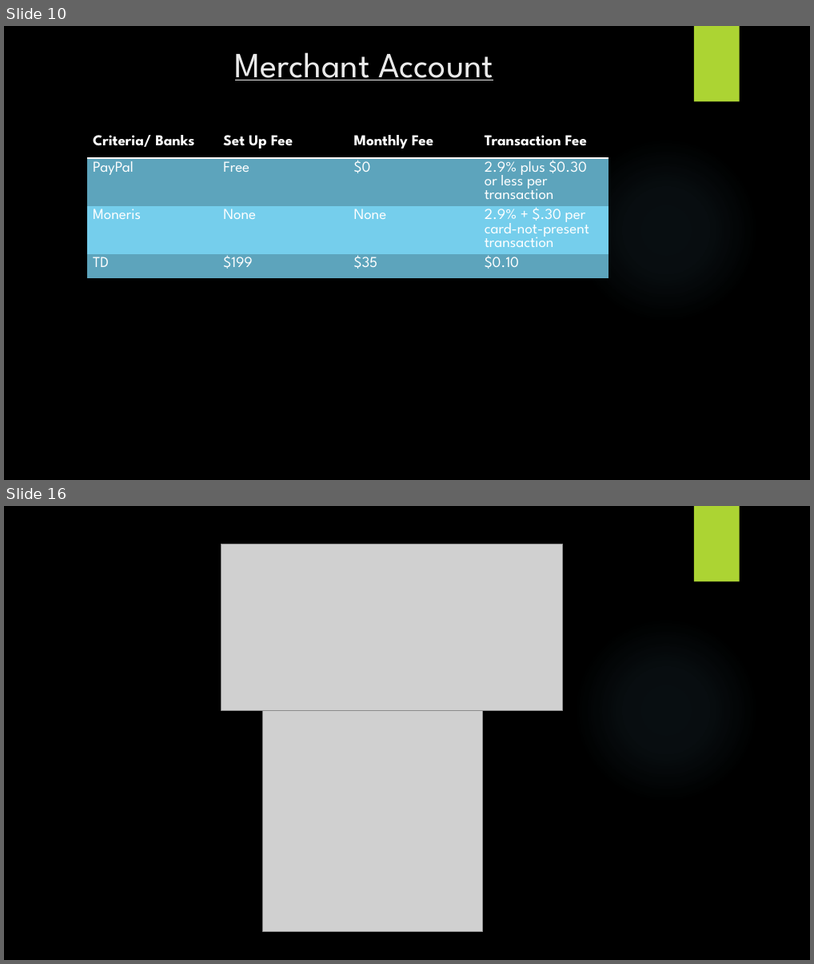
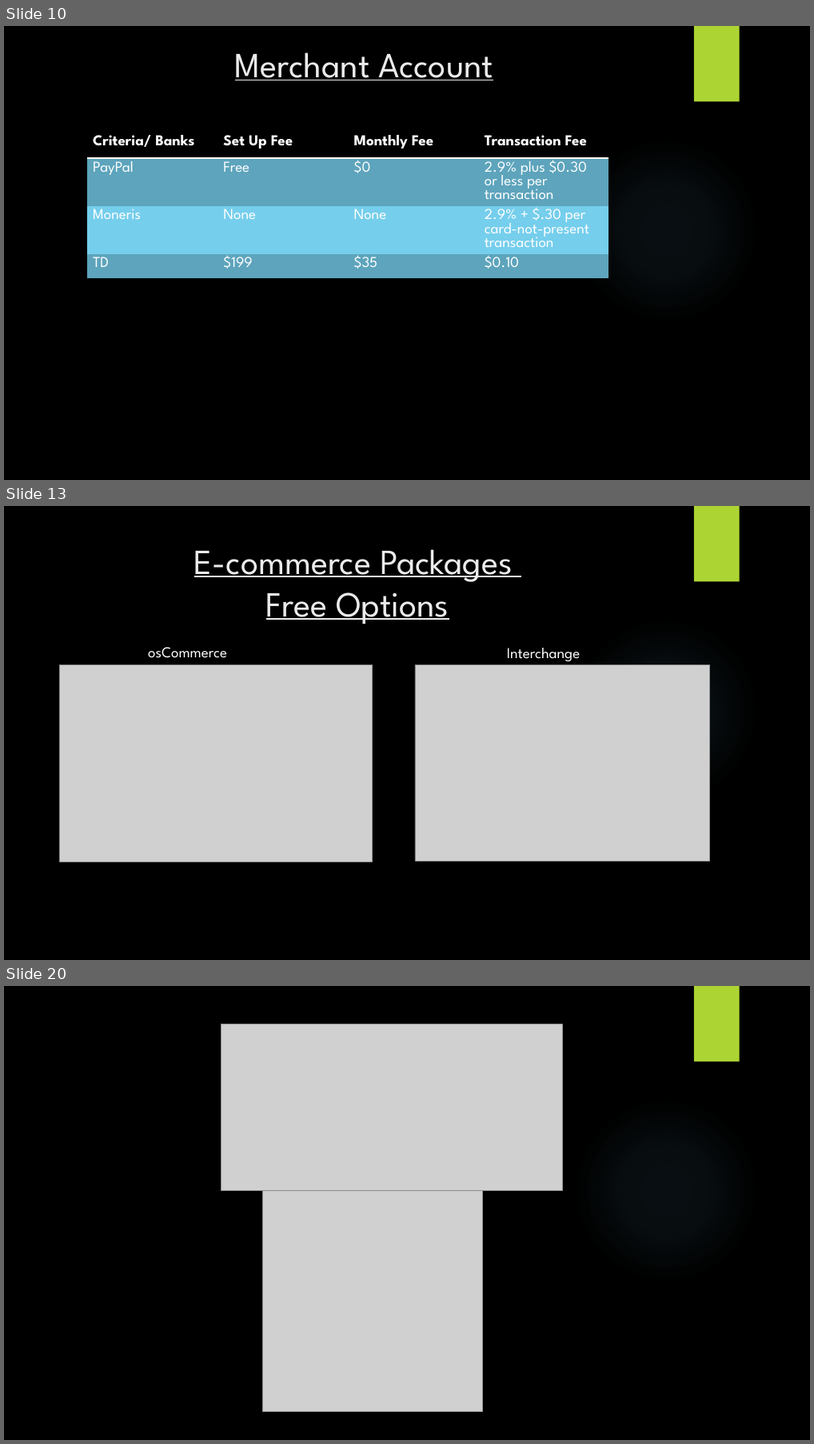
Before and after one commit to SAIT-OOSD-Team4/Group-Project, a slide deck: km3/KM3.pptx. Shown one above the other, each under a label of ours: slides 10 and 16 before the commit, slides 10, 13 and 20 after it; the slides between them are not shown. The pictures are 814x964 and 814x1444 pixels, drawn with LibreOffice and Linux fonts; fonts in the diff are those of the drawing; grey boxes stand for pictures; background and template pictures are left out. Boxes give left, top, right and bottom in pixels: in the first picture for what was removed or moved away, otherwise in the second. Text is boxed around its words. In the diff, an @@ line names an element or a change of style, - is before the commit and + after.

```diff
--- a/km3/KM3.pptx
+++ b/km3/KM3.pptx
@@ slide 13 added at [4, 506, 810, 960], background picture (left out); not listed: 2 template elements that a slide beside it also shows @@
@@ title added at [194, 549, 513, 624], 42 pt, text #EBEBEB, underline @@
+E-commerce Packages
+Free Options
@@ text added at [148, 647, 227, 658], 18 pt, text #FFFFFF @@
+osCommerce
@@ text added at [507, 648, 580, 661], 18 pt, text #FFFFFF @@
+Interchange
@@ picture added at [59, 664, 373, 861] @@
@@ picture added at [415, 664, 710, 860] @@
@@ what was slide 16 is now slide 20 @@
```
Also in this commit, not shown: 4 slides changed, 5 other slides added, 2 slides removed.
